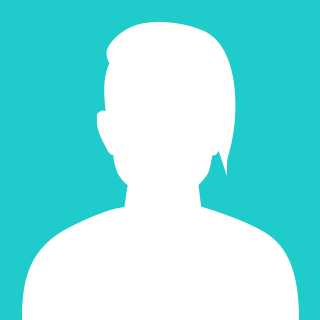
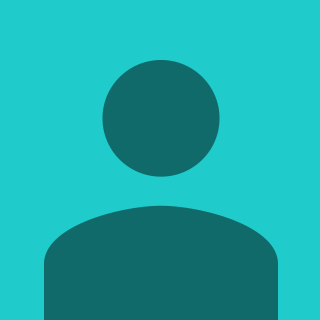
The second (320, 320) image is a revision of the first. Changes to its layers:
added layer "Vektorový inteligentní objekt" (1st of 2) (48%) above "woman" over [44, 60, 278, 320]
hid "man" over [22, 22, 299, 320]
